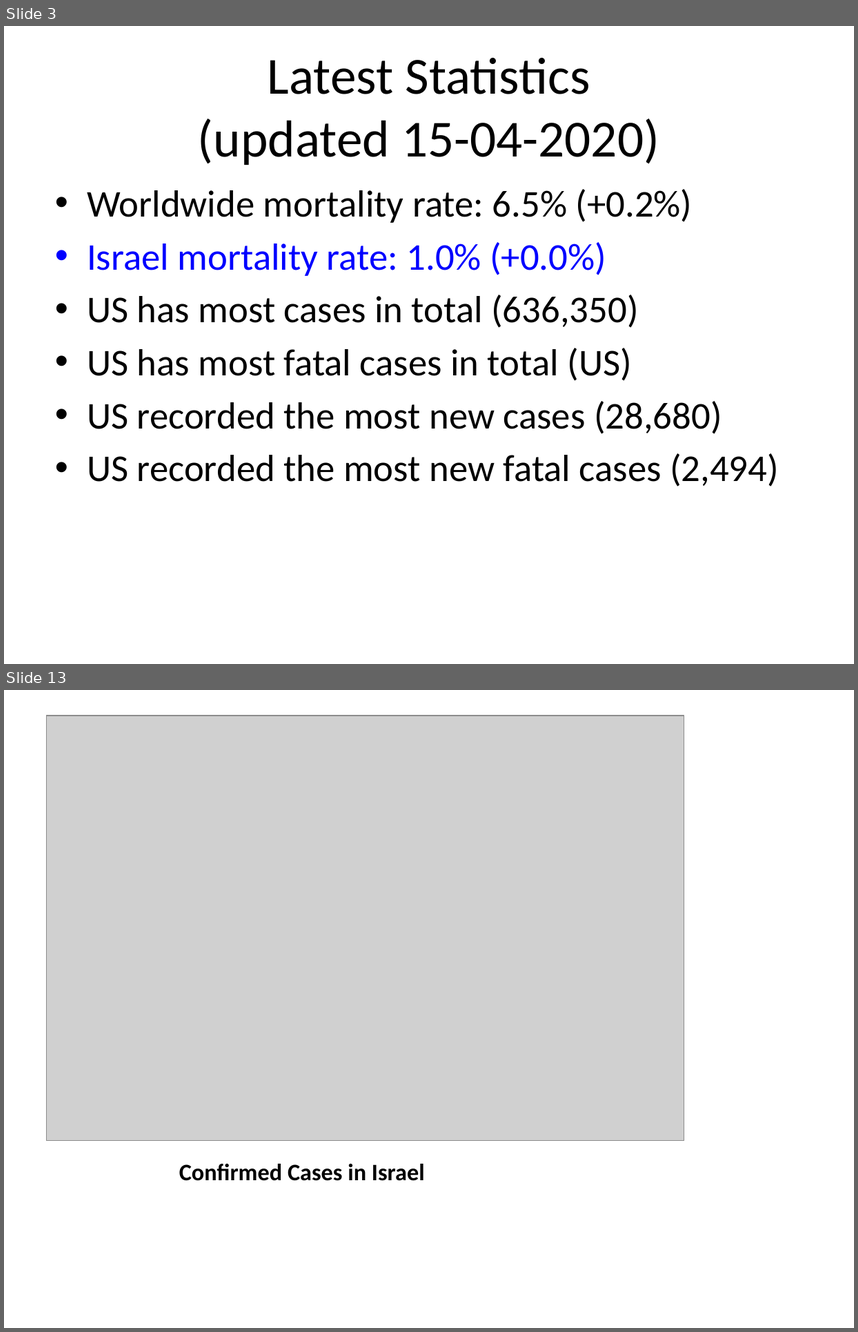
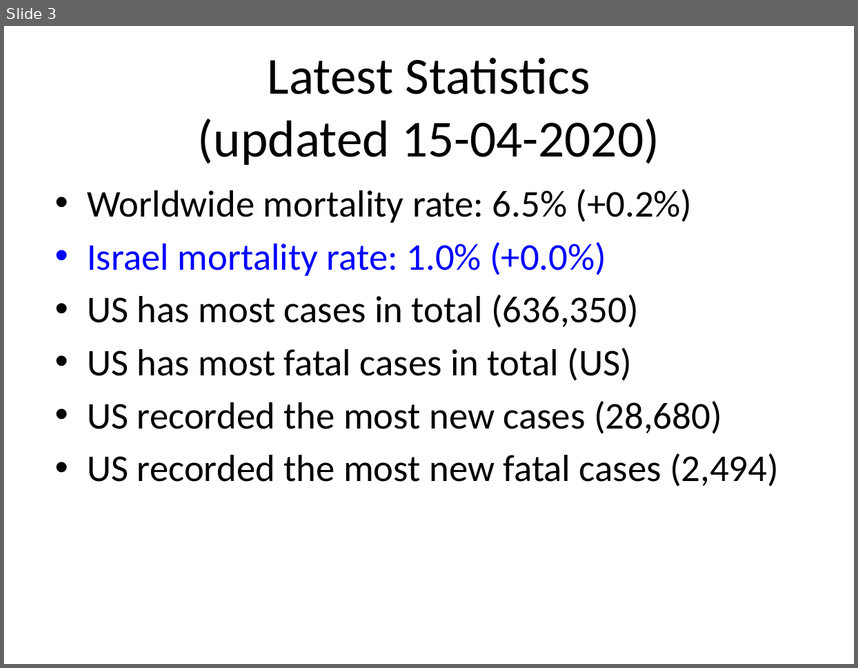
Before and after one commit to Eladweller/COVID-19-worldwide-analysis, a slide deck: Presentations/COVID-19 15-04-2020.pptx. Shown one above the other, each under a label of ours: slides 3 and 13 before the commit, slide 3 after it; the slides between them are not shown. The pictures are 858x1332 and 858x668 pixels, drawn with LibreOffice and Linux fonts; fonts in the diff are those of the drawing; grey boxes stand for pictures. Boxes give left, top, right and bottom in pixels: in the first picture for what was removed or moved away, otherwise in the second. Text is boxed around its words. In the diff, an @@ line names an element or a change of style, - is before the commit and + after.

```diff
--- a/Presentations/COVID-19 15-04-2020.pptx
+++ b/Presentations/COVID-19 15-04-2020.pptx
@@ slide 13 removed at (4, 690, 854, 1328), background #FFFFFF @@
@@ picture removed at (47, 716, 684, 1141) @@
@@ title removed at (179, 1163, 425, 1181) @@
-Confirmed Cases in Israel
```
Also in this commit, not shown: 32 slides added, 28 other slides removed, 24 other files.
